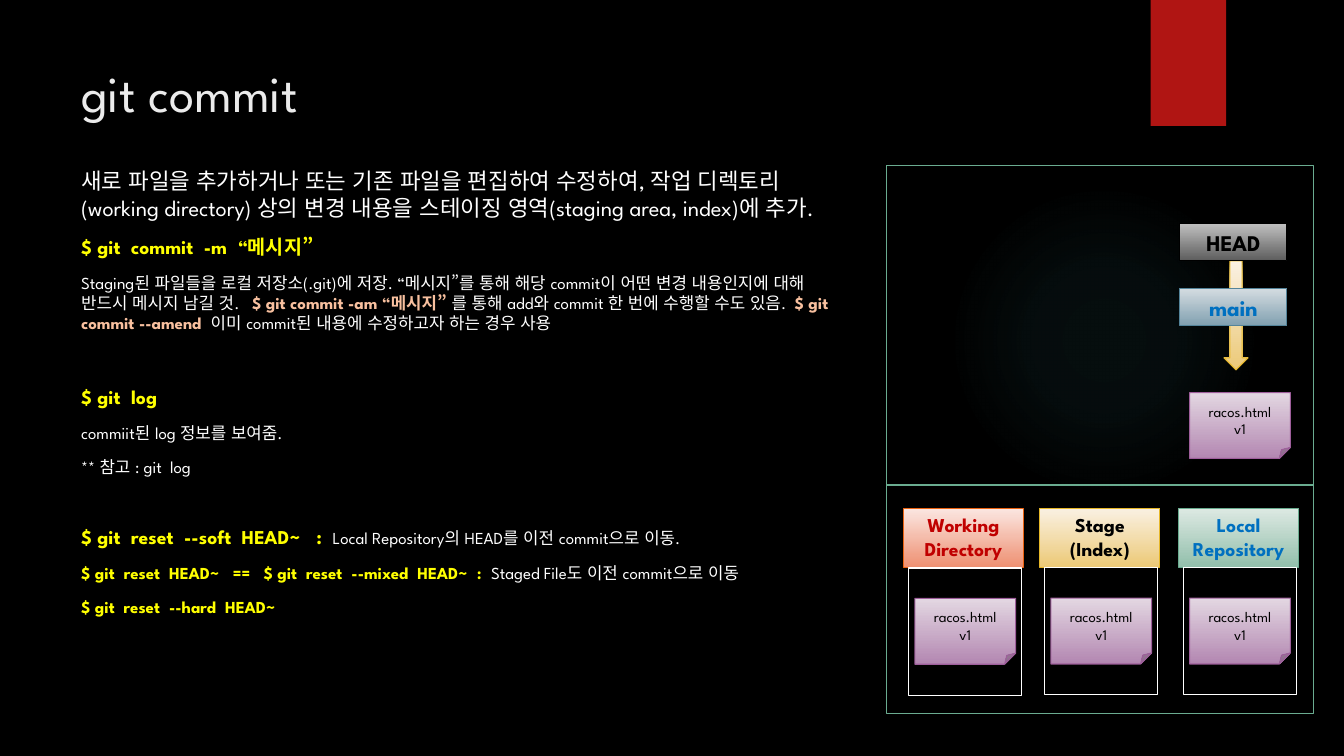
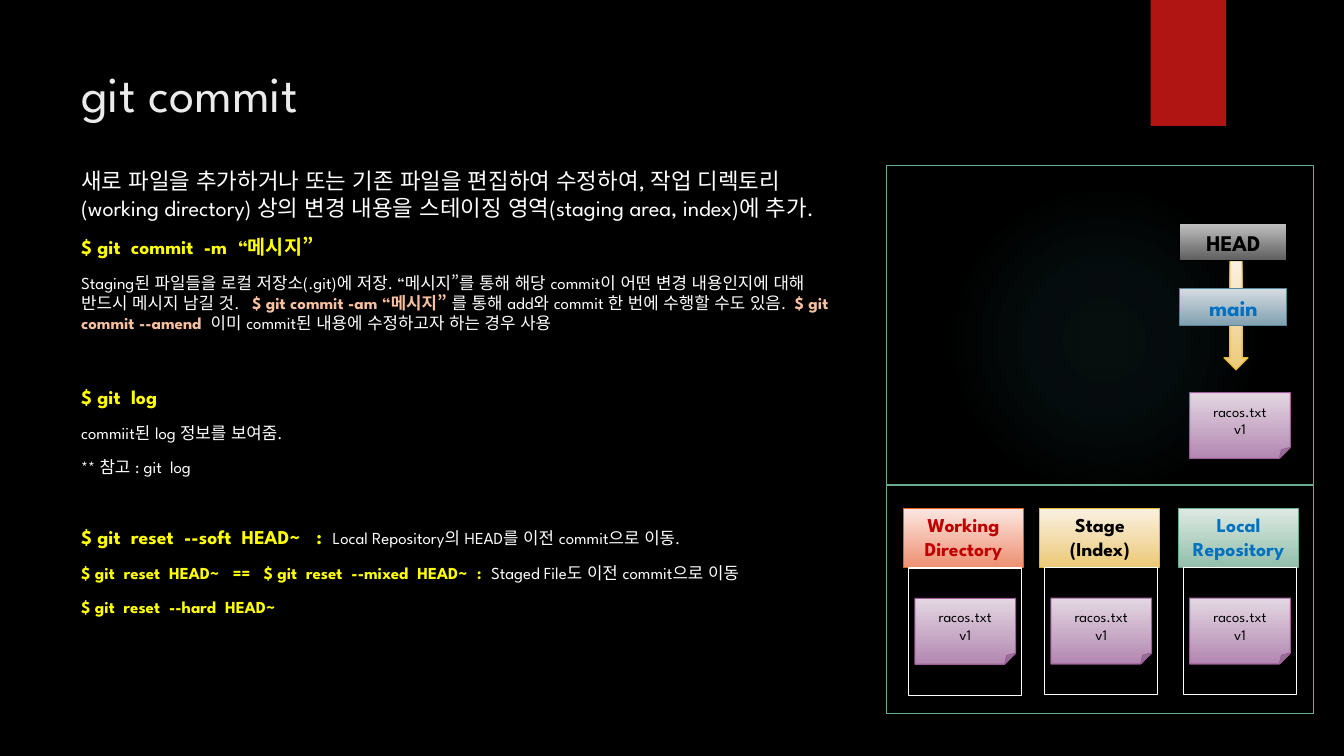
Before and after one commit to iredseal/Learning, a slide deck: slide 9 of Tools/git/SW 형상 관리.pptx. Drawn at 1344x756 pixels with LibreOffice and Linux fonts; fonts in the diff are those of the drawing; background and template pictures are left out. Boxes give left, top, right and bottom in pixels: in the first picture for what was removed or moved away, otherwise in the second. Text is boxed around its words. In the diff, an @@ line names an element or a change of style, - is before the commit and + after.

```diff
--- a/Tools/git/SW 형상 관리.pptx
+++ b/Tools/git/SW 형상 관리.pptx
@@ text in folded corner at [1213,408,1266,417]: text changed @@
-racos.html
+racos.txt
@@ text in folded corner at [939,613,992,622]: text changed @@
-racos.html
+racos.txt
@@ text in folded corner at [1075,613,1128,622]: text changed @@
-racos.html
+racos.txt
@@ text in folded corner at [1213,613,1266,622]: text changed @@
-racos.html
+racos.txt
```
Also in this commit, not shown: 3 other slides changed.
